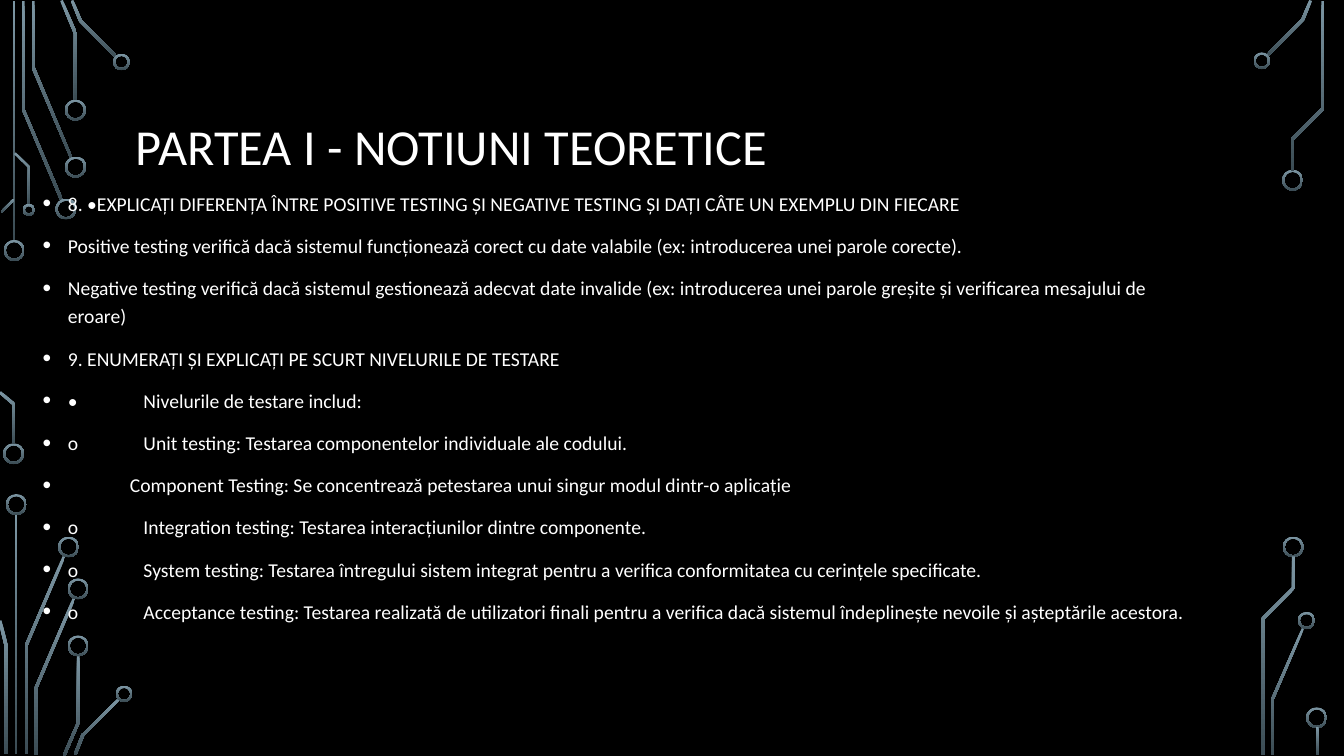
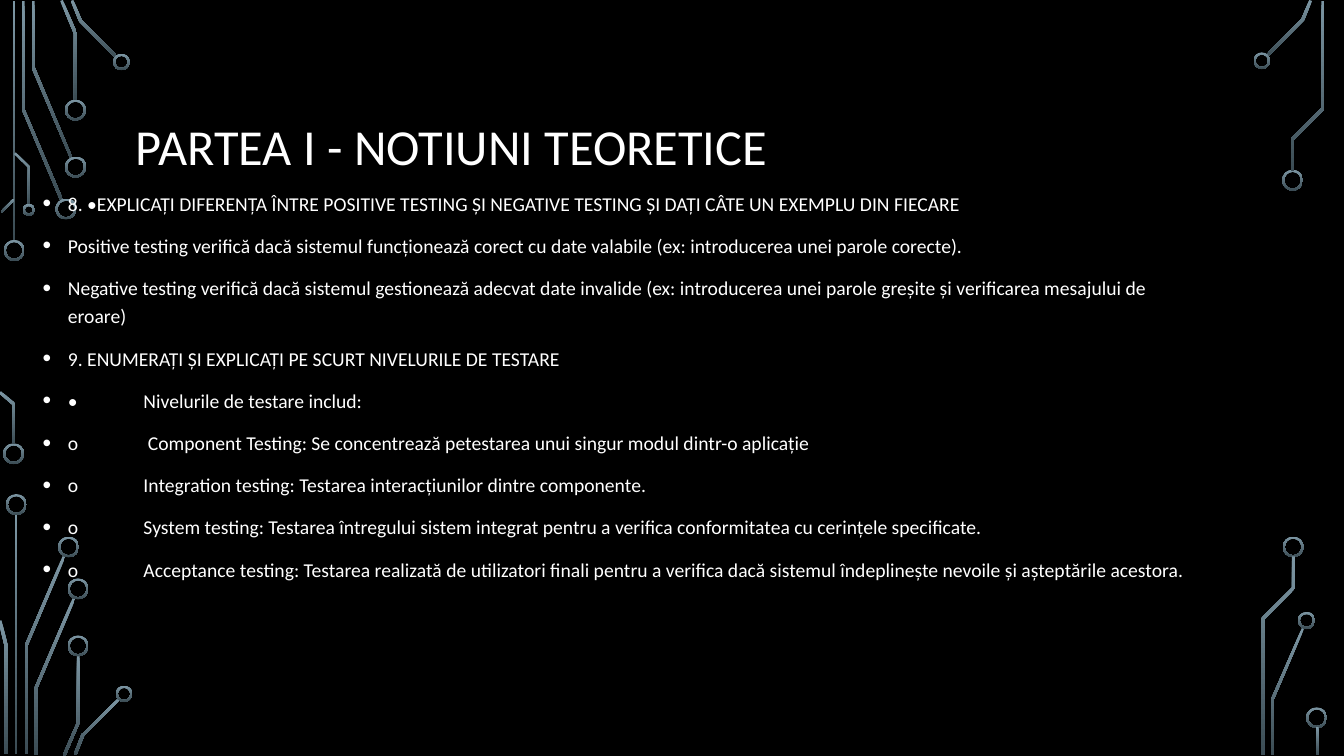
Before and after one commit to Flavius878/ProiectExamen_2024, a slide deck: slide 4 of PROIECT FINAL Examen Septembrie 2024 Postman V3.pptx. Drawn at 1344x756 pixels with LibreOffice and Linux fonts; fonts in the diff are those of the drawing; background and template pictures are left out. Boxes give left, top, right and bottom in pixels: in the first picture for what was removed or moved away, otherwise in the second. Text is boxed around its words. In the diff, an @@ line names an element or a change of style, - is before the commit and + after.

```diff
--- a/PROIECT FINAL Examen Septembrie 2024 Postman V3.pptx
+++ b/PROIECT FINAL Examen Septembrie 2024 Postman V3.pptx
@@ text at box(68, 436, 809, 454): text changed @@
-• o Unit testing: Testarea componentelor individuale ale codului.
-• Component Testing: Se concentrează petestarea unui singur modul dintr-o aplicație
+• o Component Testing: Se concentrează petestarea unui singur modul dintr-o aplicație
```
Also in this commit, not shown: 1 other slide changed, 1 other file.
